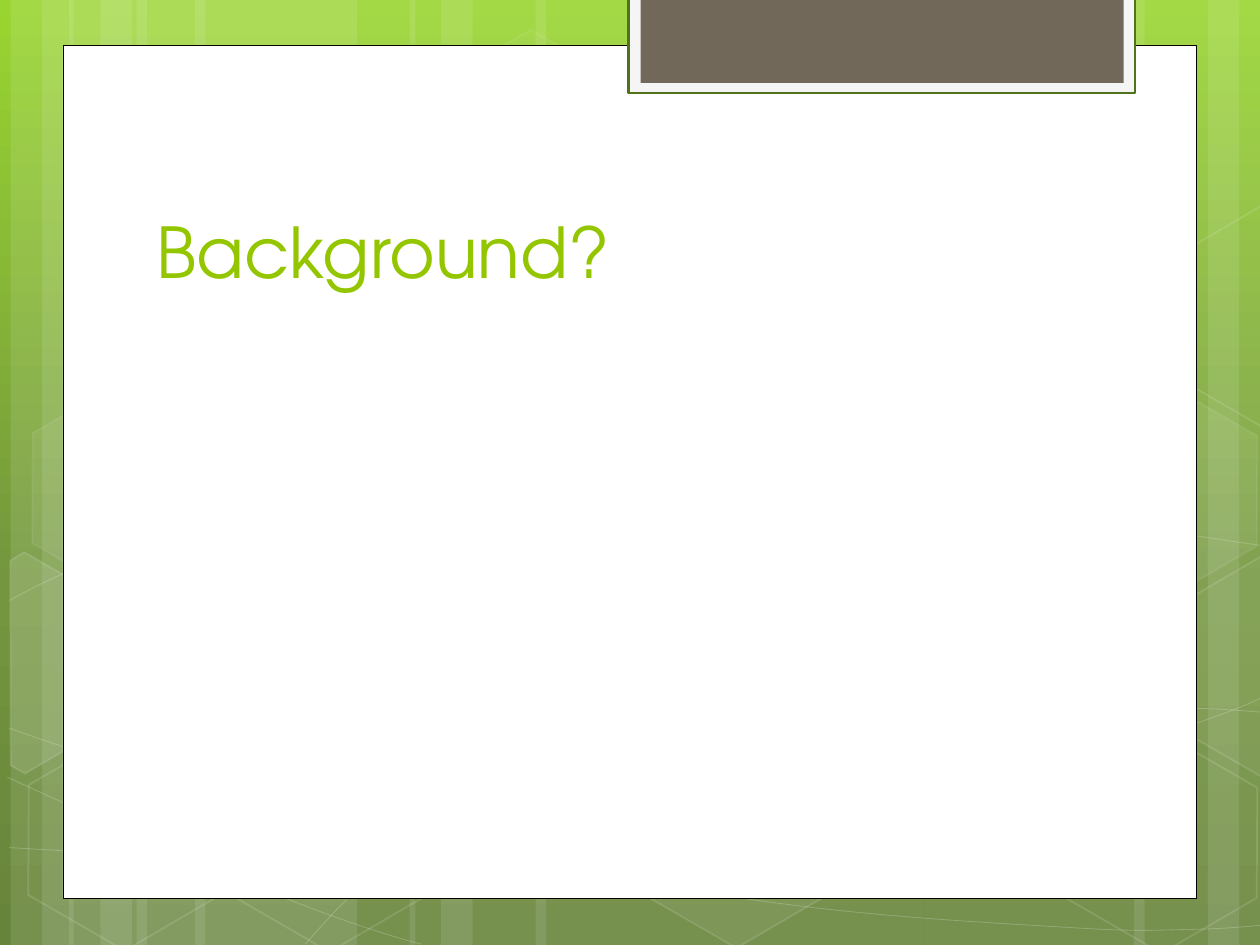
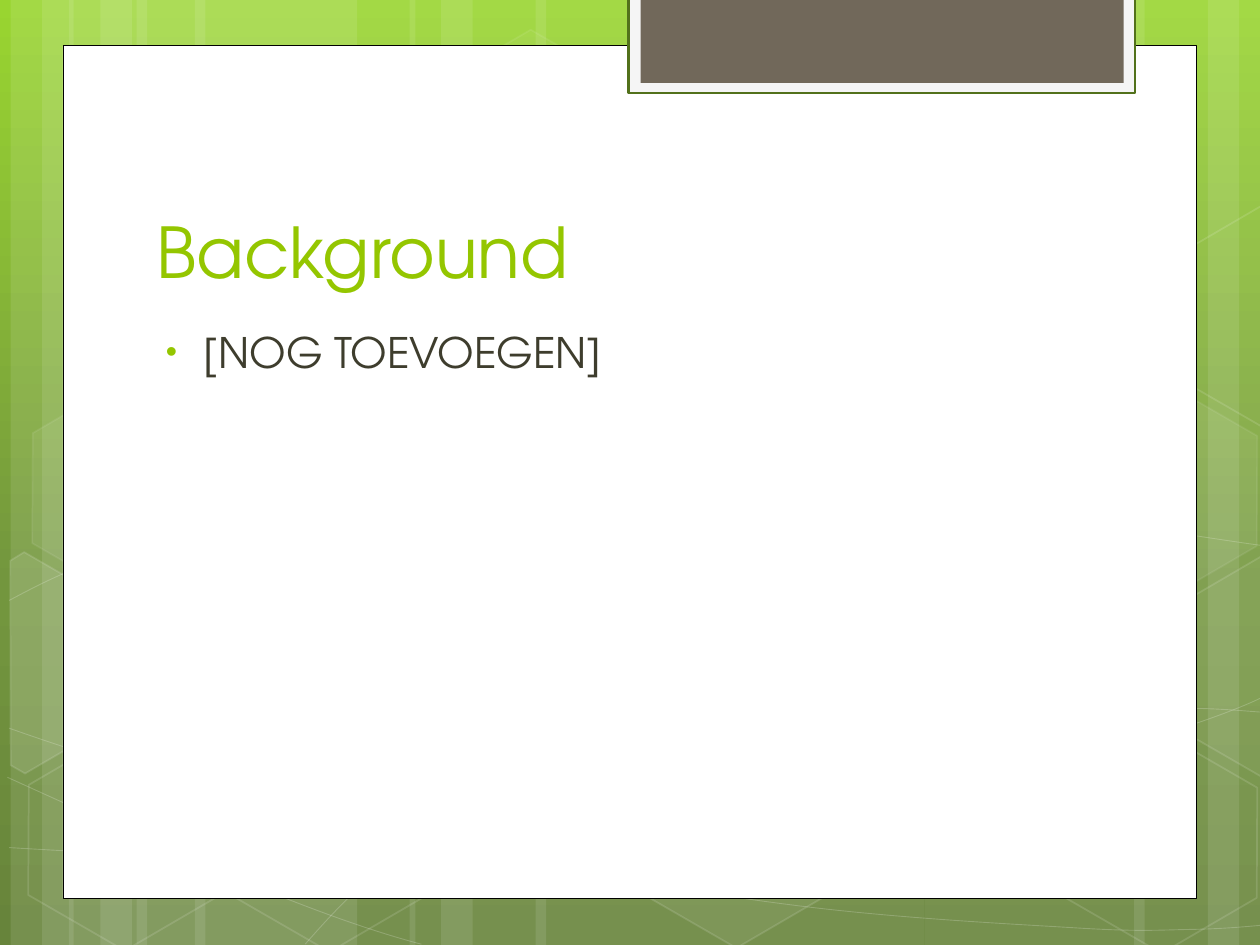
Before and after one commit to DaphneGroot/LFD-Final-Project, a slide deck: slide 3 of Presentation.pptx. Drawn at 1260x945 pixels with LibreOffice and Linux fonts; fonts in the diff are those of the drawing. Boxes give left, top, right and bottom in pixels: in the first picture for what was removed or moved away, otherwise in the second. Text is boxed around its words. In the diff, an @@ line names an element or a change of style, - is before the commit and + after.

```diff
--- a/Presentation.pptx
+++ b/Presentation.pptx
@@ title at <box>156,226,568,293</box>: text changed @@
-Background?
+Background
@@ text added at <box>204,336,602,378</box>, 24 pt, text #3E3D2D @@
+• [NOG TOEVOEGEN]
```
Also in this commit, not shown: 3 other slides changed.
